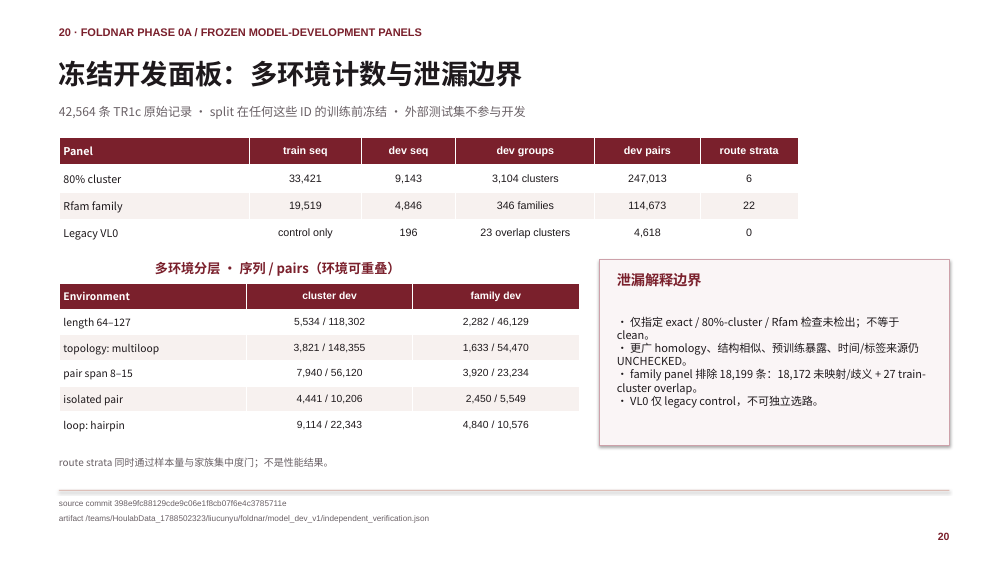
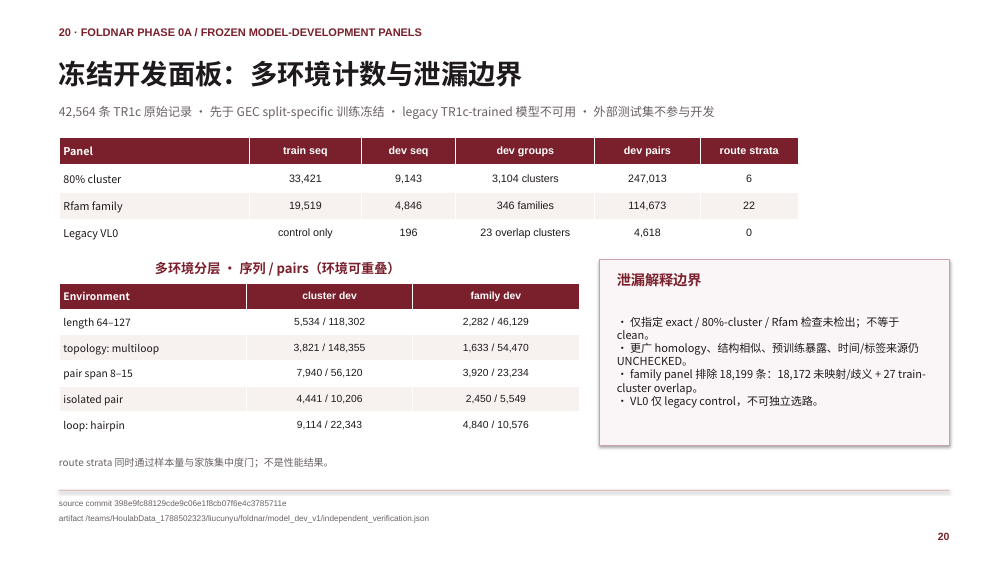
Before and after one commit to Cunyu-Liu/JEPA-mRNA, a slide deck: slide 1 of ppt/RNA-JEV_FoldNar_Phase0验证记录_20261124.pptx. Drawn at 1008x567 pixels with LibreOffice and Linux fonts; fonts in the diff are those of the drawing. Boxes give left, top, right and bottom in pixels: in the first picture for what was removed or moved away, otherwise in the second. Text is boxed around its words. In the diff, an @@ line names an element or a change of style, - is before the commit and + after.

```diff
--- a/ppt/RNA-JEV_FoldNar_Phase0验证记录_20261124.pptx
+++ b/ppt/RNA-JEV_FoldNar_Phase0验证记录_20261124.pptx
@@ text at [59, 106, 715, 119]: text changed @@
-42,564 条 TR1c 原始记录 · split 在任何这些 ID 的训练前冻结 · 外部测试集不参与开发
+42,564 条 TR1c 原始记录 · 先于 GEC split-specific 训练冻结 · legacy TR1c-trained 模型不可用 · 外部测试集不参与开发
```
Also in this commit, not shown: 10 other files.
